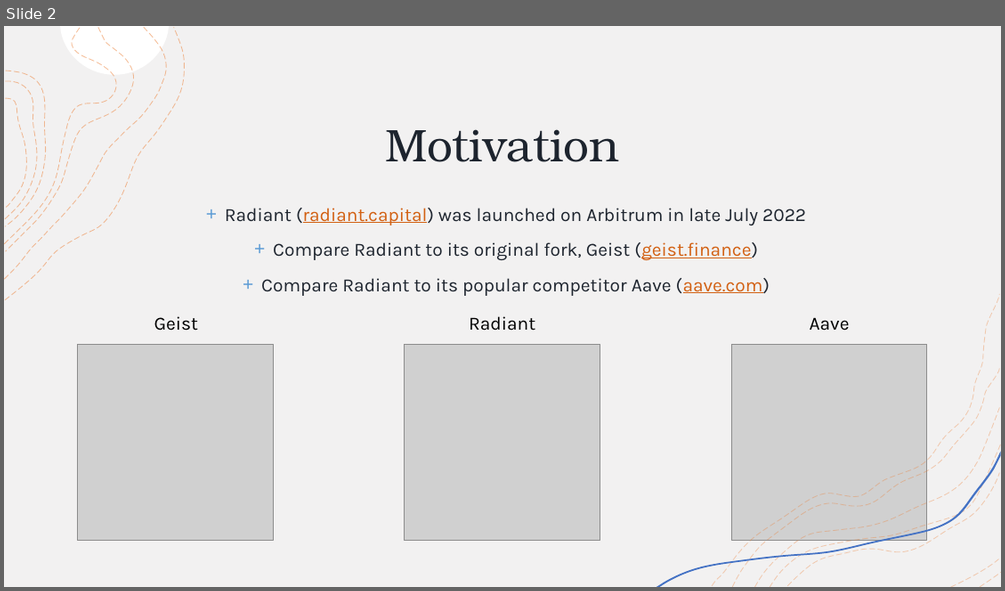
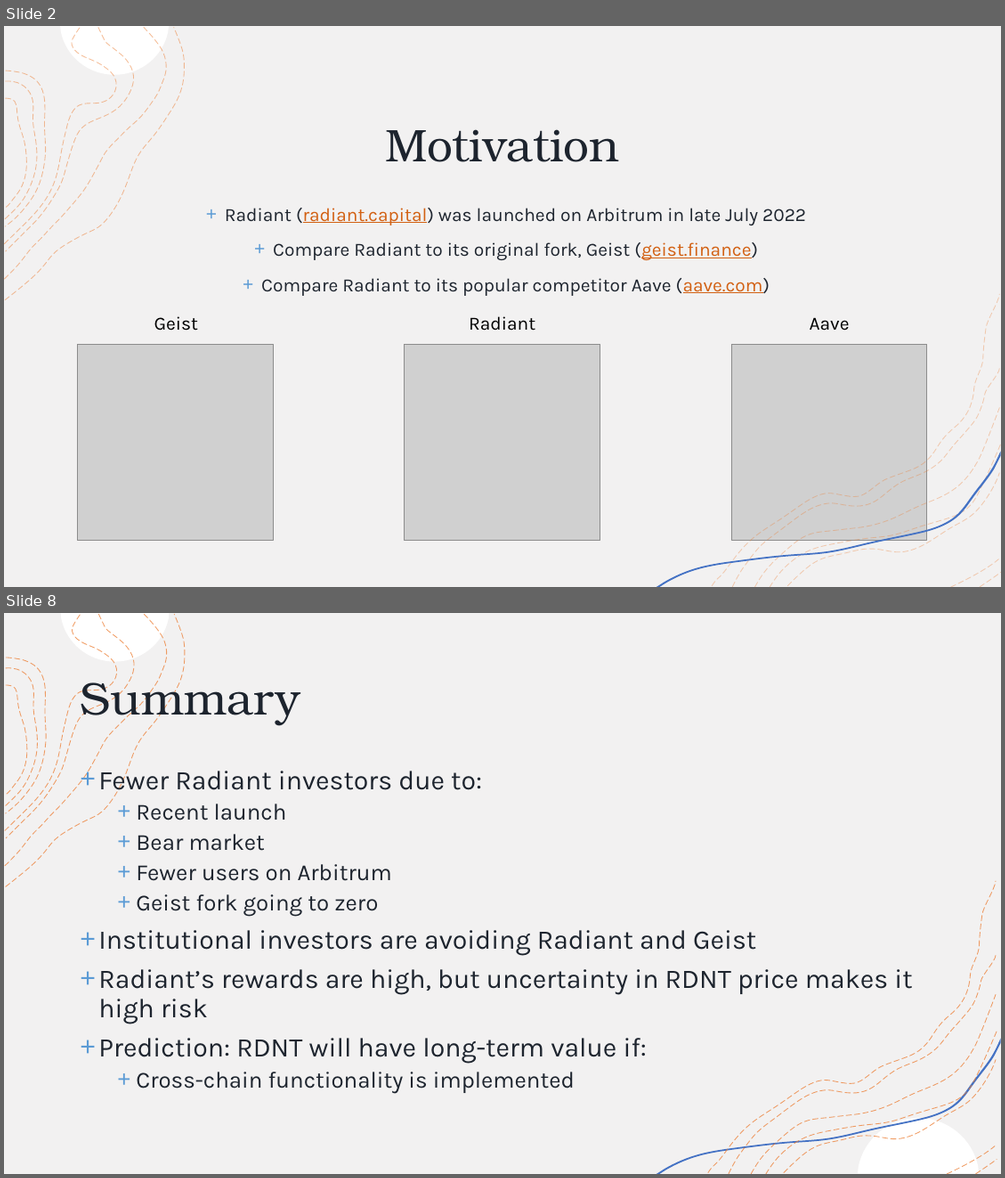
Before and after one commit to tmccurbin/defi-data-analysis, a slide deck: presentation.pptx. Shown one above the other, each under a label of ours: slide 2 before the commit, slides 2 and 8 after it; the slides between them are not shown. The pictures are 1005x591 and 1005x1178 pixels, drawn with LibreOffice and Linux fonts; fonts in the diff are those of the drawing; grey boxes stand for pictures. Boxes give left, top, right and bottom in pixels: in the first picture for what was removed or moved away, otherwise in the second. Text is boxed around its words. In the diff, an @@ line names an element or a change of style, - is before the commit and + after.

Commit message:
Add summary

```diff
--- a/presentation.pptx
+++ b/presentation.pptx
@@ slide 8 added at (4,613,1001,1174), background #FFFFFF; not listed: 11 template elements that a slide beside it also shows @@
@@ rectangle added at (4,613,1001,1174), fill #F2F1F1, outline #F2F2F2 1 pt @@
@@ group added at (6,615,185,887): 4 freeform shapes @@
@@ title added at (80,672,300,726), 44 pt, text #1D242E @@
+Summary
@@ text added at (98,764,912,1094), 25.9 pt, text #1D242E @@
++ Fewer Radiant investors due to:
+  + Recent launch
+  + Bear market
+  + Fewer users on Arbitrum
+  + Geist fork going to zero
++ Institutional investors are avoiding Radiant and Geist
++ Radiant’s rewards are high, but uncertainty in RDNT price makes it high risk
++ Prediction: RDNT will have long-term value if:
+  + Cross-chain functionality is implemented
@@ freeform shape added at (708,881,996,1172), outline #ED7D31 0.75 pt dashed @@
@@ freeform shape added at (784,1060,995,1172), outline #ED7D31 0.75 pt dashed @@
```
Also in this commit, not shown: 1 slide changed, 4 other slides added.
